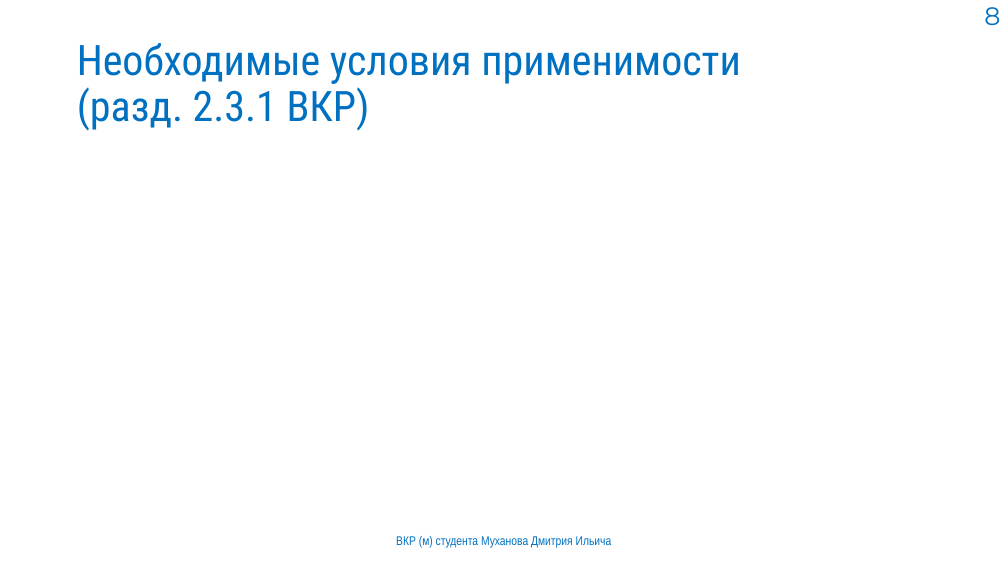
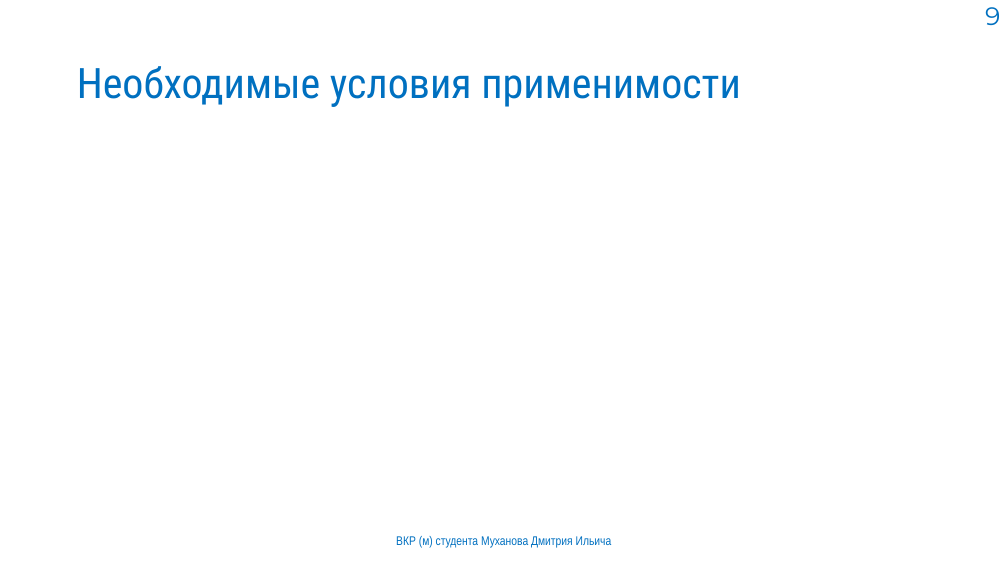
Before and after one commit to mityamuch/Diplom_Batcher, a slide deck: slide 9 of ВКР.pptx (slide 8 before the commit). Drawn at 1008x567 pixels with LibreOffice and Linux fonts; fonts in the diff are those of the drawing; grey boxes stand for pictures; background and template pictures are left out. Boxes give left, top, right and bottom in pixels: in the first picture for what was removed or moved away, otherwise in the second. Text is boxed around its words. In the diff, an @@ line names an element or a change of style, - is before the commit and + after.

```diff
--- a/ВКР.pptx
+++ b/ВКР.pptx
@@ page number at (985,7,1000,25): text changed @@
-8
+9
@@ title at (77,66,741,107): text changed @@
-Необходимые условия применимости (разд. 2.3.1 ВКР)
+Необходимые условия применимости
```
Also in this commit, not shown: 4 other slides changed, 1 slide added, 1 slide removed.
